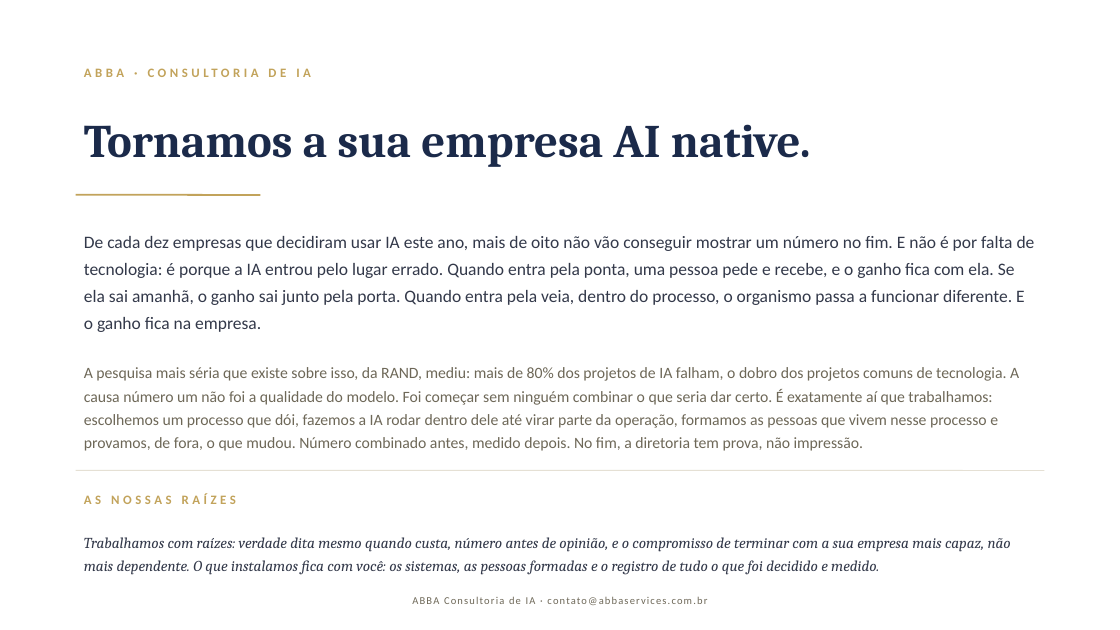
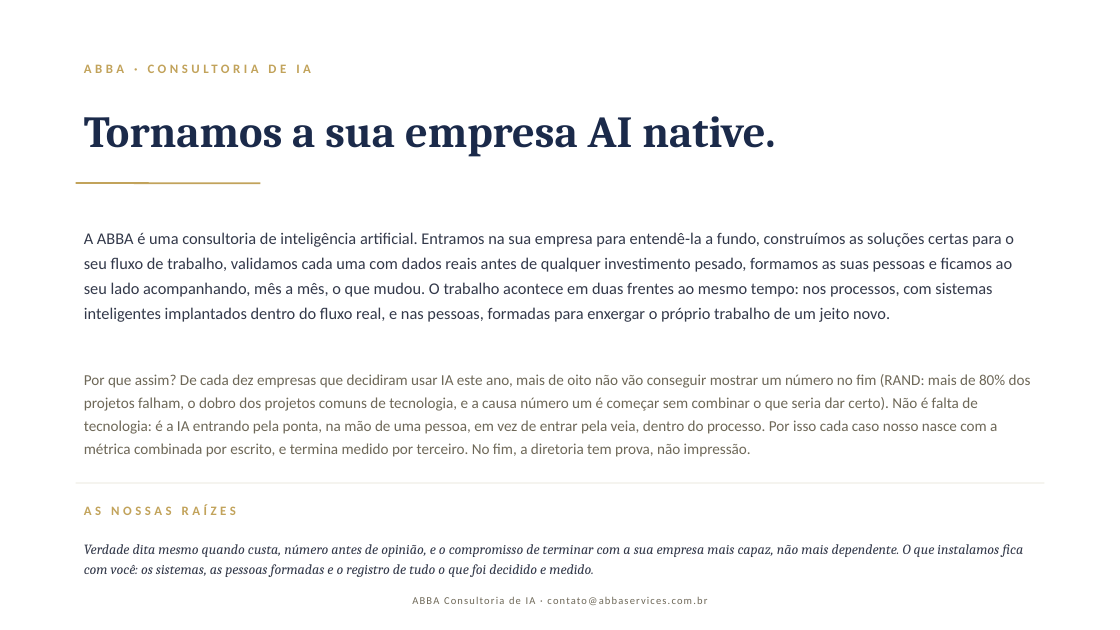
Before and after one commit to DanielMoraesCoca/abba-ops, a slide deck: slide 1 of 08-materiais/modelos/abba-apresentacao.pptx. Drawn at 1120x630 pixels with LibreOffice and Linux fonts; fonts in the diff are those of the drawing. Boxes give left, top, right and bottom in pixels: in the first picture for what was removed or moved away, otherwise in the second. Text is boxed around its words. In the diff, an @@ line names an element or a change of style, - is before the commit and + after.

```diff
--- a/08-materiais/modelos/abba-apresentacao.pptx
+++ b/08-materiais/modelos/abba-apresentacao.pptx
@@ text "ABBA · CONSULTORIA DE IA": place and size @@
-text "ABBA · CONSULTORIA DE IA" at box(76, 59, 580, 86)
+text "ABBA · CONSULTORIA DE IA" at box(76, 55, 580, 82)
@@ text "Tornamos a sua empresa AI ..." at box(84, 116, 775, 157): size 40 to 38 pt @@
@@ line moved from (76, 195) - (260, 195) to (76, 183) - (260, 183) @@
@@ text at box(84, 232, 1014, 322): text changed; size 15 to 14 pt @@
-De cada dez empresas que decidiram usar IA este ano, mais de oito não vão conseguir mostrar um número no fim. E não é por falta de tecnologia: é porque a IA entrou pelo lugar errado. Quando entra pela ponta, uma pessoa pede e recebe, e o ganho fica com ela. Se ela sai amanhã, o ganho sai junto pela porta. Quando entra pela veia, dentro do processo, o organismo passa a funcionar diferente. E o ganho fica na empresa.
+A ABBA é uma consultoria de inteligência artificial. Entramos na sua empresa para entendê-la a fundo, construímos as soluções certas para o seu fluxo de trabalho, validamos cada uma com dados reais antes de qualquer investimento pesado, formamos as suas pessoas e ficamos ao seu lado acompanhando, mês a mês, o que mudou. O trabalho acontece em duas frentes ao mesmo tempo: nos processos, com sistemas inteligentes implantados dentro do fluxo real, e nas pessoas, formadas para enxergar o próprio trabalho de um jeito novo.
@@ text at box(84, 374, 1031, 457): text changed; size 13.5 to 13 pt @@
-A pesquisa mais séria que existe sobre isso, da RAND, mediu: mais de 80% dos projetos de IA falham, o dobro dos projetos comuns de tecnologia. A causa número um não foi a qualidade do modelo. Foi começar sem ninguém combinar o que seria dar certo. É exatamente aí que trabalhamos: escolhemos um processo que dói, fazemos a IA rodar dentro dele até virar parte da operação, formamos as pessoas que vivem nesse processo e provamos, de fora, o que mudou. Número combinado antes, medido depois. No fim, a diretoria tem prova, não impressão.
+Por que assim? De cada dez empresas que decidiram usar IA este ano, mais de oito não vão conseguir mostrar um número no fim (RAND: mais de 80% dos projetos falham, o dobro dos projetos comuns de tecnologia, e a causa número um é começar sem combinar o que seria dar certo). Não é falta de tecnologia: é a IA entrando pela ponta, na mão de uma pessoa, em vez de entrar pela veia, dentro do processo. Por isso cada caso nosso nasce com a métrica combinada por escrito, e termina medido por terceiro. No fim, a diretoria tem prova, não impressão.
@@ text "AS NOSSAS RAÍZES": place and size @@
-text "AS NOSSAS RAÍZES" at box(84, 493, 236, 504)
+text "AS NOSSAS RAÍZES" at box(84, 505, 236, 515)
@@ line moved from (76, 471) - (1044, 471) to (76, 483) - (1044, 483) @@
@@ text at box(84, 544, 1023, 577): text changed; size 13 to 12 pt @@
-Trabalhamos com raízes: verdade dita mesmo quando custa, número antes de opinião, e o compromisso de terminar com a sua empresa mais capaz, não mais dependente. O que instalamos fica com você: os sistemas, as pessoas formadas e o registro de tudo o que foi decidido e medido.
+Verdade dita mesmo quando custa, número antes de opinião, e o compromisso de terminar com a sua empresa mais capaz, não mais dependente. O que instalamos fica com você: os sistemas, as pessoas formadas e o registro de tudo o que foi decidido e medido.
```
Also in this commit, not shown: 1 other slide changed, 1 slide added, 1 slide removed, 14 other files.
